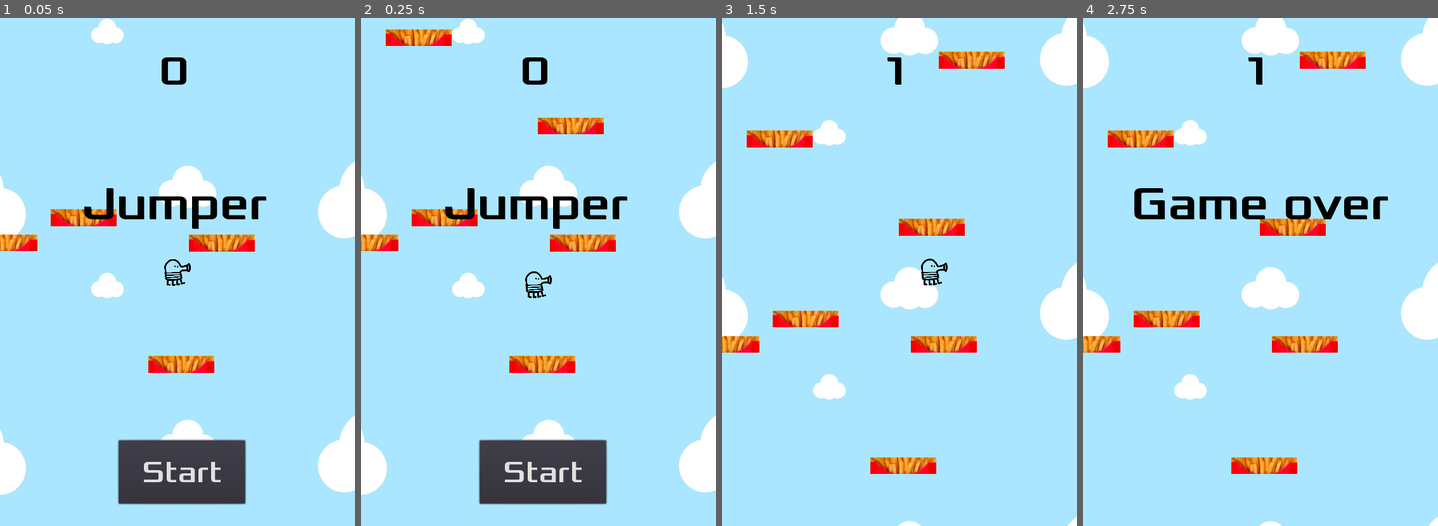
Above: before the commit, frames 1-4 (left to right).
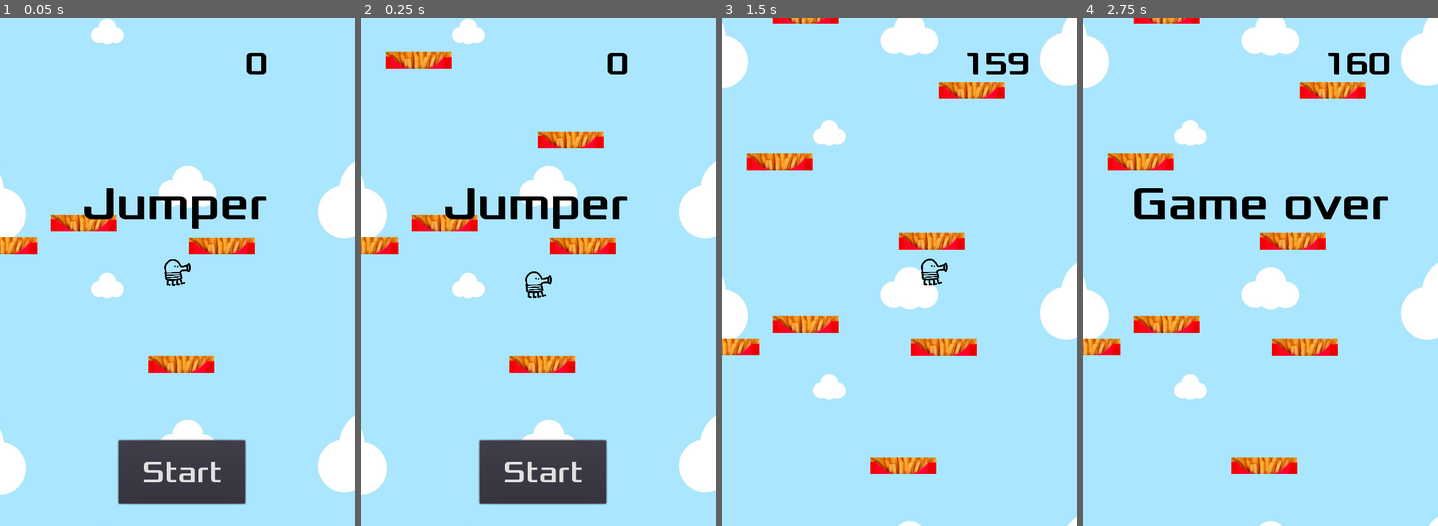
Above: after the commit, the same moments.

Repository: marcia-t/dalejump
Game: Godot game, scene res://Game.tscn
The game is run twice, just before and just after one commit, with the same random seed, the same clock (stepped at 60 frames per second) and the same inputs.
Inputs:
- Up to frame 1 (0.05 s): no input
- Up to frame 2 (0.25 s): no input
- Up to frame 3 (1.5 s): click "Start" at 0.5 s; hold Right (ui_right) from 1.28 s (still down)
- Up to frame 4 (2.75 s): release Right (ui_right) at 2.03 s; hold Left (ui_left) from 2.03 s (still down)

The runs differ from the first frame. In frame 1, 1.7% of the frame differs, in the area x 0-75%, y 6-47%; in frame 2, 4.0%; in frame 3, 5.6%, in the area x 0-87%, y 0-67%; in frame 4, 5.6%.

Commit message:
scoring with camera

Diff:
--- a/Camera2D.gd
+++ b/Camera2D.gd
@@ -4,8 +4,11 @@
 
 func _ready():
 	player = get_node(player_path)
+	set_process(false)
+	pass
+
+func start():
 	set_process(true)
-	pass
 
 func _process(delta):
 	if player.position.y < self.position.y:
--- a/Game.gd
+++ b/Game.gd
@@ -21,7 +21,7 @@
 
 func _process(delta):
 	#Ver si se puede obtener un nro en base a la distancia al player (salta 153)
-	y -= rand_range(0,155)
+	y -= rand_range(0,140)
 	var new_step = step.instance()
 	new_step.position = Vector2(rand_range(-width/2, width/2),y)
 	add_child(new_step)
@@ -30,17 +30,13 @@
 		$Player.loose()
 		$HUD.show_message("Game over")
 		started = false
-		pass
-	pass
-
-#Sumar ptaje
-func _on_Player_hit():
+	#sumar ptaje
 	if started:
-		score+=1
+		camera.start()
+		score = round(max(score, -camera.position.y))
 		$HUD.update_score(score)
 
 
 func _on_HUD_start_game():
 	$Player.start()
 	started = true
-	pass # replace with function body
--- a/HUD.gd
+++ b/HUD.gd
@@ -6,11 +6,6 @@
 	$MessageLabel.text = text
 	$MessageLabel.show()
 
-func show_game_over():
-	show_message("Game Over")
-	$StartButton.show()
-	$MessageLabel.text = "Jumper"
-	$MessageLabel.show()
 
 func update_score(score):
 	$ScoreLabel.text = str(score)
--- a/HUD.tscn
+++ b/HUD.tscn
@@ -5,7 +5,7 @@
 
 [sub_resource type="DynamicFont" id=1]
 
-size = 64
+size = 50
 use_mipmaps = false
 use_filter = false
 font_data = ExtResource( 2 )
@@ -42,10 +42,10 @@
 anchor_top = 0.0
 anchor_right = 0.5
 anchor_bottom = 0.0
-margin_left = -31.0
-margin_top = 44.0
-margin_right = 19.0
-margin_bottom = 144.0
+margin_left = 99.0
+margin_top = 41.0
+margin_right = 149.0
+margin_bottom = 141.0
 rect_pivot_offset = Vector2( 0, 0 )
 rect_clip_content = false
 mouse_filter = 2
--- a/Player.gd
+++ b/Player.gd
@@ -32,5 +32,4 @@
 func collision(body):
 	if body.is_in_group("Paddles") and get_linear_velocity().y > 0:
 		set_linear_velocity(Vector2(0, -jump_speed))
-		emit_signal("hit")
 	pass
